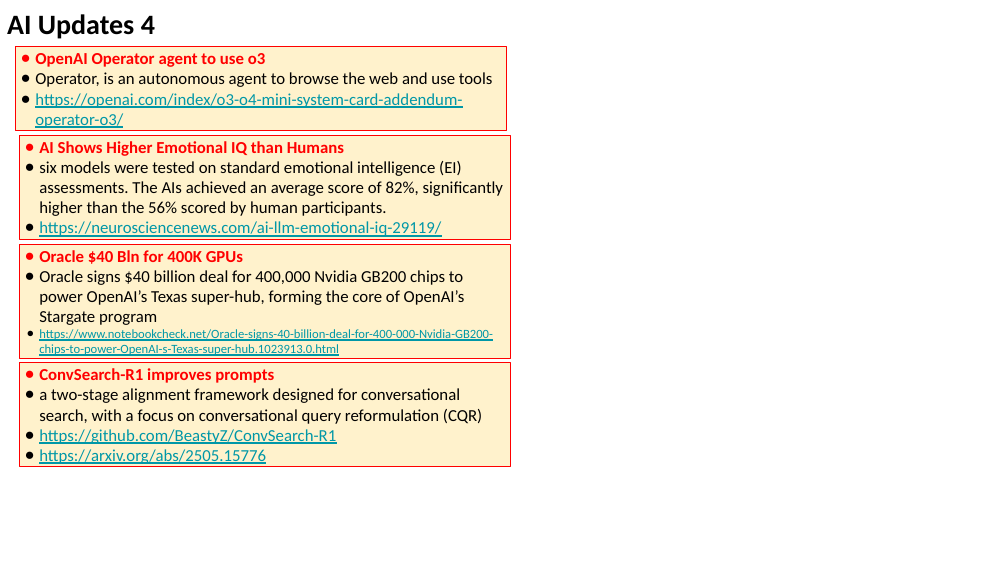
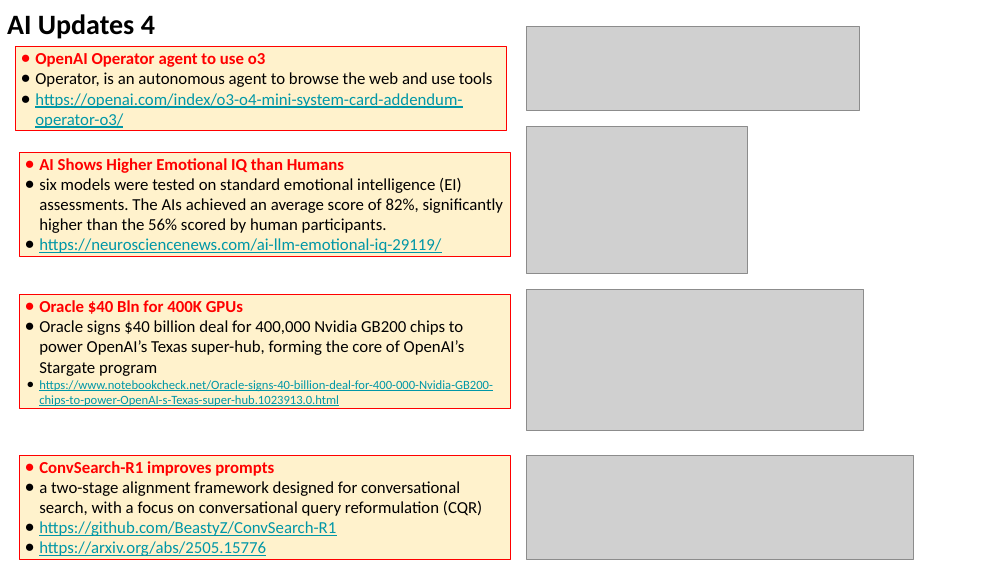
Before and after one commit to lselector/seminar, a slide deck: slide 9 of 2025/2025-05-30-AI-Updates.pptx (slide 8 before the commit). Drawn at 1008x567 pixels with LibreOffice and Linux fonts; fonts in the diff are those of the drawing; grey boxes stand for pictures. Boxes give left, top, right and bottom in pixels: in the first picture for what was removed or moved away, otherwise in the second. Text is boxed around its words. In the diff, an @@ line names an element or a change of style, - is before the commit and + after.

```diff
--- a/2025/2025-05-30-AI-Updates.pptx
+++ b/2025/2025-05-30-AI-Updates.pptx
@@ picture added at (526, 27, 860, 111) @@
@@ picture added at (526, 127, 747, 273) @@
@@ rectangle "AI Shows Higher Emotional IQ ...": place and size @@
-rectangle "AI Shows Higher Emotional IQ ..." at (19, 135, 510, 239)
+rectangle "AI Shows Higher Emotional IQ ..." at (19, 152, 510, 256)
@@ rectangle "Oracle $40 Bln for 400K ...": place and size @@
-rectangle "Oracle $40 Bln for 400K ..." at (19, 244, 510, 358)
+rectangle "Oracle $40 Bln for 400K ..." at (19, 294, 510, 408)
@@ picture added at (526, 289, 864, 430) @@
@@ rectangle "ConvSearch-R1 improves prompts": place and size @@
-rectangle "ConvSearch-R1 improves prompts" at (19, 363, 510, 467)
+rectangle "ConvSearch-R1 improves prompts" at (19, 456, 510, 559)
@@ picture added at (526, 456, 913, 559) @@
```
Also in this commit, not shown: 9 other slides changed, 2 slides added, 1 slide removed.
